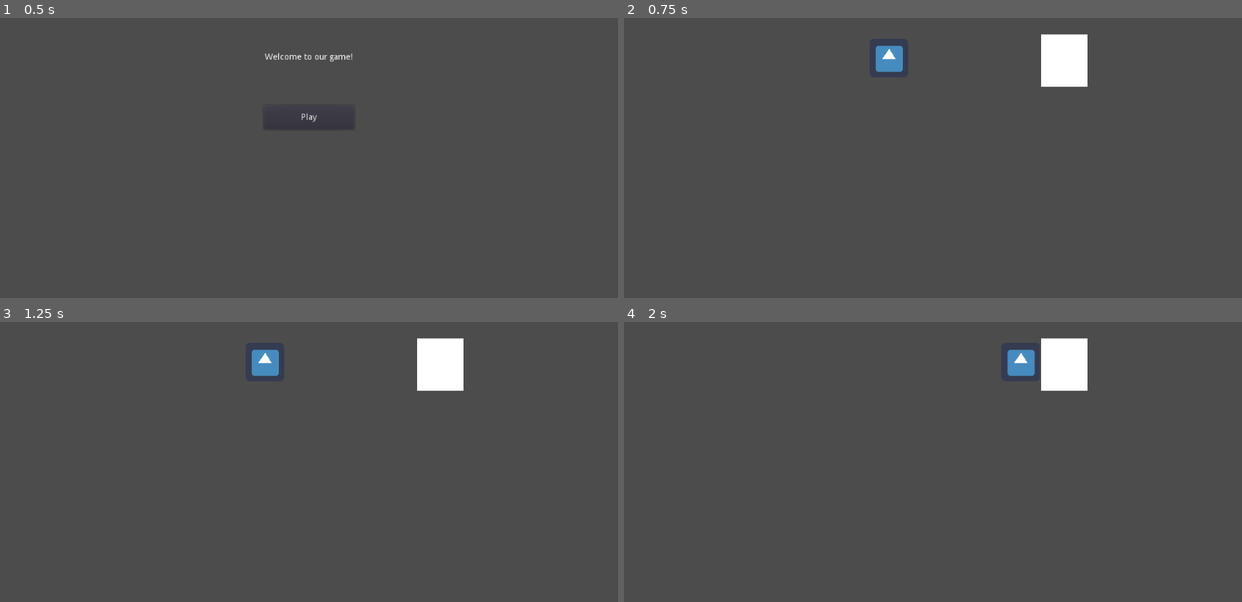
Above: before the commit, frames 1-4 (two rows, left to right).
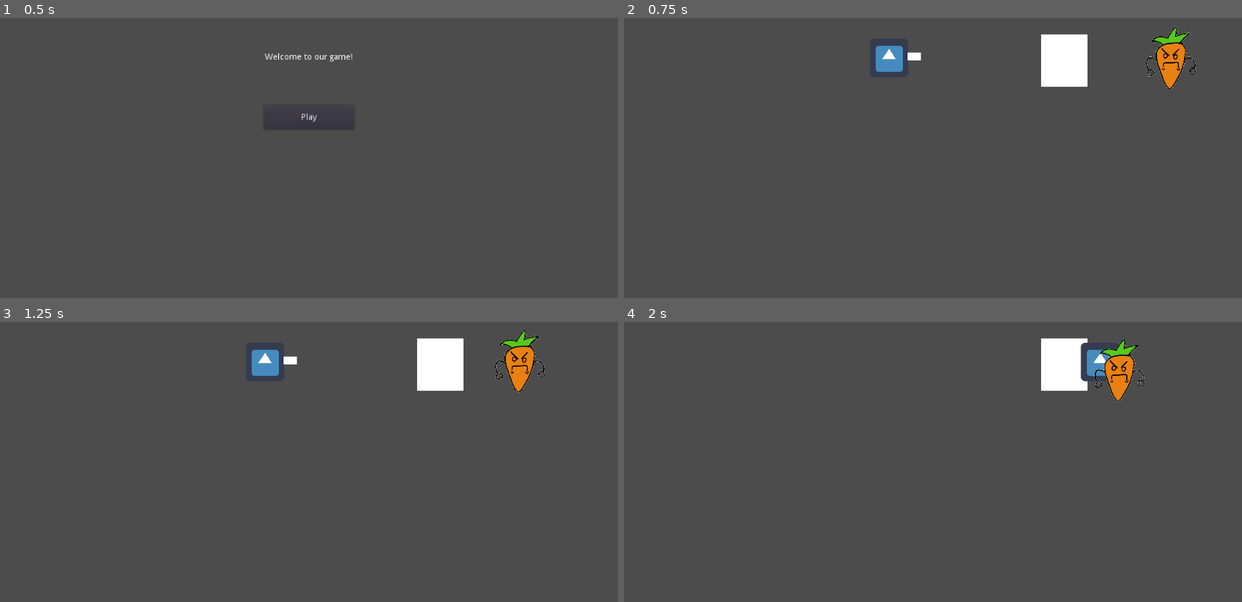
Above: after the commit, the same moments.

Repository: JTMahone/Fellas-Against-Regional-Tyrrany-Final-Project
Game: Godot game, scene res://UI/Main_Menu.tscn
Two runs of this game, one before a commit and one after it. Both use one fixed random seed, a clock stepped at 60 frames per second and the inputs below. The engine's default icon, where the game draws it, is replaced by a stand-in: a white triangle on a blue panel in a dark square.
Inputs (mouse positions are in pixels of both pictures, inside the frame that each line leads up to):
- Up to frame 1 (0.5 s): no input
- Up to frame 2 (0.75 s): click "Play" at 0.5 s
- Up to frame 3 (1.25 s): no input
- Up to frame 4 (2 s): move the mouse to (1068, 403) at 1.27 s; hold D (right) from 1.28 s (still down); click (1068, 403) at 1.35 s

Frame 1 is identical in both runs. In frame 2, 0.9% of the frame differs, in the area x 45-93%, y 3-26%; in frame 3, 0.9%; in frame 4, 1.6%, in the area x 62-85%, y 6-29%.

Commit message:
added a lot
player can shoot gun, shooting spawns bullet that kill enemy, enemy will bounce between boundaries and terrain

Diff:
--- a/Enemies/Enemy.gd
+++ b/Enemies/Enemy.gd
@@ -1,16 +1,20 @@
 extends KinematicBody2D
 
-var player = get_node_or_null("res://Player/Player.tscn")
+var y_positions = [50,100,150,450,500]
+var initial_position = Vector2.ZERO
+var direction = Vector2(1.5,0)
+var wobble = 10.0
+
 export var speed = 350
-onready var tween = get_node("Tween")
 
 func _ready():
 	pass
 
 func _physics_process(_delta):
-	tween.interpolate_property($Area2D,"position",Vector2(0, 0), Vector2(100, 100), 1, Tween.TRANS_LINEAR, Tween.EASE_IN_OUT)
-	tween.start()
-
+	position += direction
+	position.y = initial_position.y - sin(position.x/20)*wobble
+	if position.x >= 1200:
+		direction = -direction
 func die():
 	queue_free()
 
@@ -18,3 +22,5 @@
 func _on_Area2D_body_entered(body):
 	if body.name == "Player":
 		die()
+	else:
+		direction = -direction
--- a/Enemies/Enemy.tscn
+++ b/Enemies/Enemy.tscn
@@ -1,37 +1,40 @@
-
-[gd_scene load_steps=5 format=2]
-
+[gd_scene load_steps=7 format=2]
 
 [ext_resource path="res://Enemies/Enemy.gd" type="Script" id=1]
 [ext_resource path="res://Assets/carrot_of_war_0000_Layer-2.png" type="Texture" id=2]
 [ext_resource path="res://Assets/carrot_of_war_0001_Layer-3.png" type="Texture" id=3]
 
+[sub_resource type="SpriteFrames" id=3]
+animations = [ {
+"frames": [ ExtResource( 2 ), ExtResource( 3 ) ],
+"loop": true,
+"name": "default",
+"speed": 5.0
+} ]
+
 [sub_resource type="RectangleShape2D" id=1]
-extents = Vector2( 58, 73 )
-
+extents = Vector2( 41.5, 51.5 )
 
 [sub_resource type="RectangleShape2D" id=2]
-extents = Vector2( 58, 70 )
-
+extents = Vector2( 41, 49.5 )
 
 [node name="Enemy" type="KinematicBody2D"]
 script = ExtResource( 1 )
 
 [node name="CarrotSprite" type="AnimatedSprite" parent="."]
-position = Vector2( 372, 225 )
-scale = Vector2( 0.418732, 0.418732 )
-frames = SubResource( 2 )
-animation = "attack"
+position = Vector2( 348.5, 205 )
+scale = Vector2( 0.221925, 0.231626 )
+frames = SubResource( 3 )
 
 [node name="CollisionShape2D" type="CollisionShape2D" parent="."]
-position = Vector2( 373, 218 )
+position = Vector2( 348.5, 205.5 )
 shape = SubResource( 1 )
 
 [node name="Area2D" type="Area2D" parent="."]
 position = Vector2( 4, 0 )
 
 [node name="CollisionShape2D" type="CollisionShape2D" parent="Area2D"]
-position = Vector2( 367, 219 )
+position = Vector2( 345, 207.5 )
 shape = SubResource( 2 )
 
 [node name="Tween" type="Tween" parent="."]
--- a/Global.gd
+++ b/Global.gd
@@ -1,16 +1,26 @@
 extends Node
 
-
+var VP = Vector2.ZERO
+var lives = 3
 # Declare member variables here. Examples:
 # var a = 2
 # var b = "text"
 
 
-# Called when the node enters the scene tree for the first time.
 func _ready():
-	pass # Replace with function body.
+	pause_mode = Node.PAUSE_MODE_PROCESS
+	VP = get_viewport().size
+	var _signal = get_tree().get_root().connect("size_changed", self, "_resize")
+
+func _resize():
+	VP = get_viewport().size
 
 
-# Called every frame. 'delta' is the elapsed time since the previous frame.
-#func _process(delta):
-#	pass
+func update_lives(l):
+	lives += l
+	var hud = get_node_or_null("/root/Game/UI/HUD")
+	if hud != null:
+		if lives > 0:
+			hud.update_lives()
+		else:
+			var _scene = get_tree().change_scene("res://UI/End_Game.tscn")
--- a/Levels/Level1.tscn
+++ b/Levels/Level1.tscn
@@ -1,15 +1,10 @@
-[gd_scene load_steps=5 format=2]
+[gd_scene load_steps=4 format=2]
 
 [ext_resource path="res://Player/Player.tscn" type="PackedScene" id=1]
 [ext_resource path="res://Enemies/Enemy.tscn" type="PackedScene" id=2]
 
 [sub_resource type="RectangleShape2D" id=1]
 extents = Vector2( 39.5, 42 )
-
-[sub_resource type="NavigationPolygon" id=2]
-vertices = PoolVector2Array( 1026, 4, 1024, 598, 768, 242, 768, 156, 2, 1, 689, 158, -4, 596, 689, 251 )
-polygons = [ PoolIntArray( 0, 1, 2, 3 ), PoolIntArray( 4, 0, 3, 5 ), PoolIntArray( 2, 1, 6, 7 ), PoolIntArray( 7, 6, 4, 5 ) ]
-outlines = [ PoolVector2Array( 1024, 598, -4, 596, 2, 1, 1026, 4 ), PoolVector2Array( 768, 242, 768, 156, 689, 158, 689, 251 ) ]
 
 [node name="Level1" type="Node2D"]
 
@@ -27,11 +22,10 @@
 
 [node name="Player" parent="." instance=ExtResource( 1 )]
 position = Vector2( 439, 201 )
-
-[node name="Navigation2D" type="Navigation2D" parent="."]
-
-[node name="NavigationPolygonInstance" type="NavigationPolygonInstance" parent="Navigation2D"]
-navpoly = SubResource( 2 )
+collision_layer = 2
+collision_mask = 2
 
 [node name="Enemy" parent="." instance=ExtResource( 2 )]
-position = Vector2( 227, -4 )
+position = Vector2( 573, -20 )
+
+[node name="Effects" type="Node2D" parent="."]
--- /dev/null
+++ b/Player/Bullet.gd
@@ -0,0 +1,31 @@
+extends KinematicBody2D
+
+var velocity = Vector2.ZERO
+var speed = 500.0
+var damage = 1.0
+var face = Vector2.ZERO
+onready var player = get_node("/root/Level1/Player")
+# Called when the node enters the scene tree for the first time.
+func _ready():
+	global_position = Vector2(player.global_position.x + 40,player.global_position.y)
+	velocity = Vector2(speed,0).rotated(rotation)
+	pass
+
+func _physics_process(_delta):
+	velocity = move_and_slide(velocity, Vector2.ZERO)
+	position.x = wrapf(position.x, 0, Global.VP.x)
+	position.y = wrapf(position.y, 0, Global.VP.y)
+
+func _on_Timer_timeout():
+	queue_free()
+
+
+
+func _on_Area2D_body_entered(body):
+	if body.name == "Box1":
+		queue_free()
+	if body.name == "Player":
+		pass
+	if body.name == "Enemy":
+		queue_free()
+		body.die()
--- /dev/null
+++ b/Player/Bullet.tscn
@@ -0,0 +1,27 @@
+[gd_scene load_steps=4 format=2]
+
+[ext_resource path="res://Assets/Bullet.png" type="Texture" id=1]
+[ext_resource path="res://Player/Bullet.gd" type="Script" id=2]
+
+[sub_resource type="CircleShape2D" id=1]
+
+[node name="Bullet" type="KinematicBody2D"]
+script = ExtResource( 2 )
+
+[node name="Sprite" type="Sprite" parent="."]
+texture = ExtResource( 1 )
+
+[node name="CollisionPolygon2D" type="CollisionPolygon2D" parent="."]
+polygon = PoolVector2Array( 5, 8, 9, -4, -1, -10, -10, 0, -4, 7 )
+
+[node name="Area2D" type="Area2D" parent="."]
+
+[node name="CollisionShape2D" type="CollisionShape2D" parent="Area2D"]
+shape = SubResource( 1 )
+
+[node name="Timer" type="Timer" parent="."]
+one_shot = true
+autostart = true
+
+[connection signal="body_entered" from="Area2D" to="." method="_on_Area2D_body_entered"]
+[connection signal="timeout" from="Timer" to="." method="_on_Timer_timeout"]
--- a/Player/Player.gd
+++ b/Player/Player.gd
@@ -5,6 +5,9 @@
 var speed = 500
 var health = 1
 var velocity = Vector2()
+var nose = Vector2(0,-60)
+
+onready var Bullet = load("res://Player/Bullet.tscn")
 # Called when the node enters the scene tree for the first time.
 func _ready():
 	pass
@@ -20,8 +23,6 @@
 		velocity.y += speed
 	if Input.is_action_pressed("up"):
 		velocity.y -= speed
-	if Input.is_action_just_pressed("shoot"):
-		$MuzzleFlash.show()
 	if Input.is_action_just_released("shoot"):
 		$MuzzleFlash.hide()
 	velocity = velocity.normalized() * speed
@@ -30,3 +31,20 @@
 func _physics_process(_delta):
 	get_input()
 	velocity = move_and_slide(velocity)
+	if Input.is_action_just_pressed("shoot"):
+		var Effects = get_node_or_null("/root/Level1/Effects")
+		$MuzzleFlash.show()
+		if Effects != null:
+			var bullet = Bullet.instance()
+			bullet.global_position = global_position + nose.rotated(rotation)
+			bullet.rotation = rotation
+			Effects.add_child(bullet)
+
+func damage(d):
+	health -= d
+	if health <= 0:
+		Global.update_lives(-1)
+		queue_free()
+
+func die():
+	queue_free()
--- a/Player/Player.tscn
+++ b/Player/Player.tscn
@@ -16,8 +16,12 @@
 shape = SubResource( 1 )
 
 [node name="MuzzleFlash" type="ColorRect" parent="."]
-visible = false
-margin_left = 32.0
+margin_left = 31.0
 margin_top = -9.0
-margin_right = 54.0
+margin_right = 53.0
 margin_bottom = 4.0
+
+[node name="Area2D" type="Area2D" parent="."]
+
+[node name="CollisionPolygon2D" type="CollisionPolygon2D" parent="Area2D"]
+polygon = PoolVector2Array( -28, -30, -29, 30, 28, 29, 30, -28 )
--- a/project.godot
+++ b/project.godot
@@ -13,6 +13,10 @@
 config/name="Fellas-Against-Regional-Tyrrany-Final-Project"
 run/main_scene="res://UI/Main_Menu.tscn"
 config/icon="res://icon.png"
+
+[autoload]
+
+Global="*res://Global.gd"
 
 [gui]
 
Binary file added: Assets/Bullet.png
Not shown, added: Assets/Bullet.png.import
